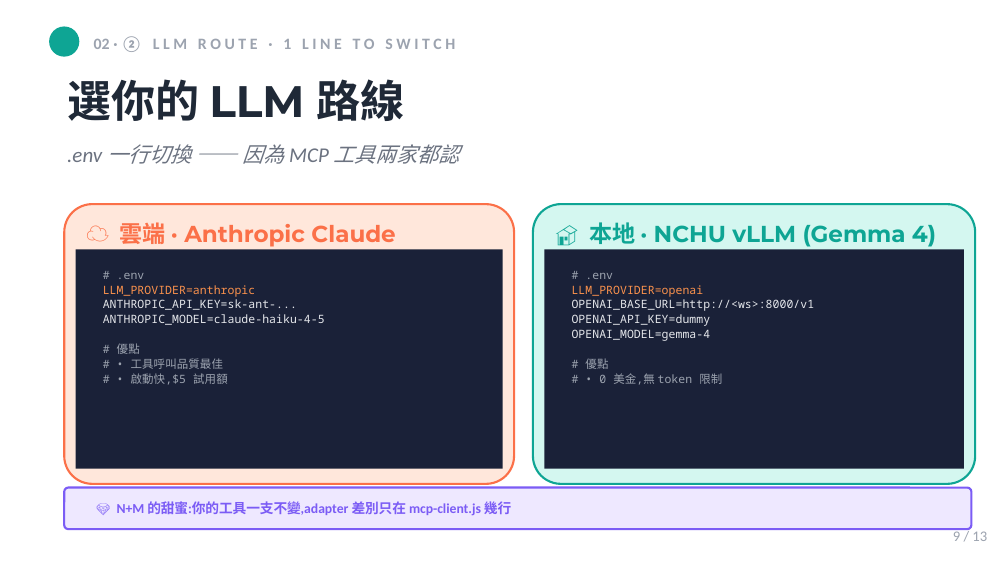
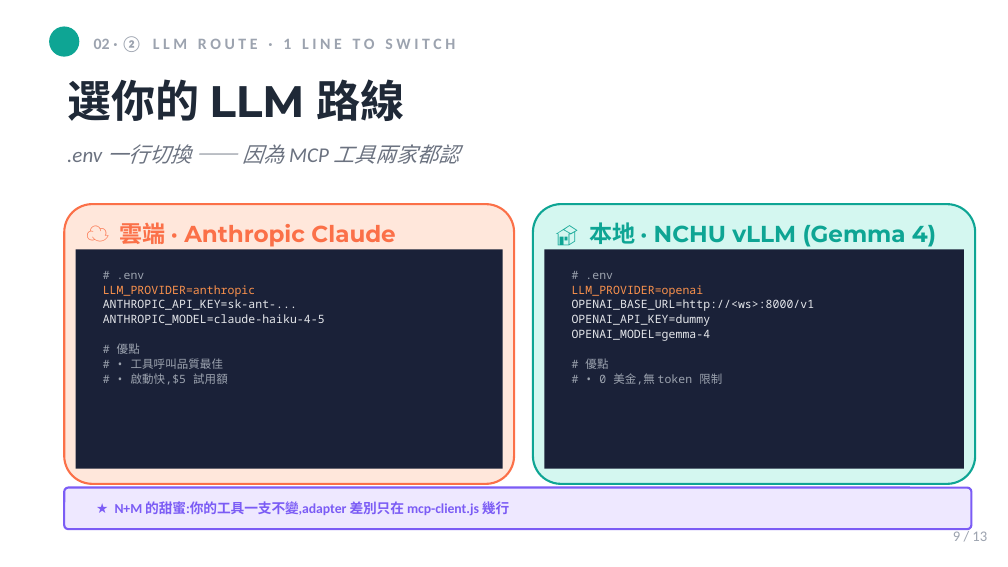
Before and after one commit to mjib007/nchu-mcp-workshop-2026, a slide deck: slide 9 of 04-hands-on-lab.pptx. Drawn at 1008x567 pixels with LibreOffice and Linux fonts; fonts in the diff are those of the drawing. Boxes give left, top, right and bottom in pixels: in the first picture for what was removed or moved away, otherwise in the second. Text is boxed around its words. In the diff, an @@ line names an element or a change of style, - is before the commit and + after.

```diff
--- a/04-hands-on-lab.pptx
+++ b/04-hands-on-lab.pptx
@@ text at (x1=115, y1=501, x2=509, y2=515): text changed @@
-💎 N+M 的甜蜜:你的工具一支不變,adapter 差別只在 mcp-client.js 幾行
+★ N+M 的甜蜜:你的工具一支不變,adapter 差別只在 mcp-client.js 幾行
```
Also in this commit, not shown: 4 other slides changed, 8 other files.
